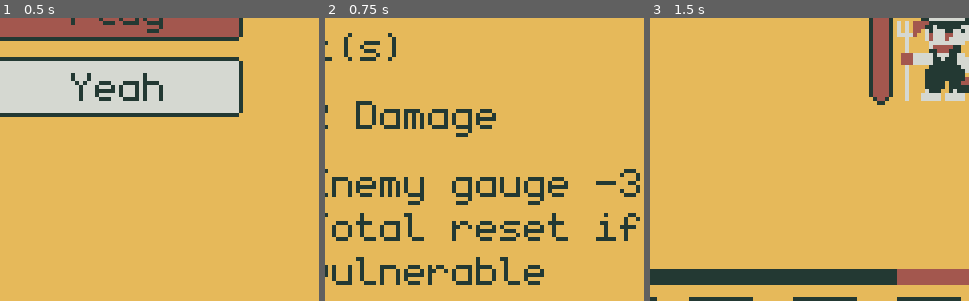
Above: before the commit, frames 1-3 (left to right).
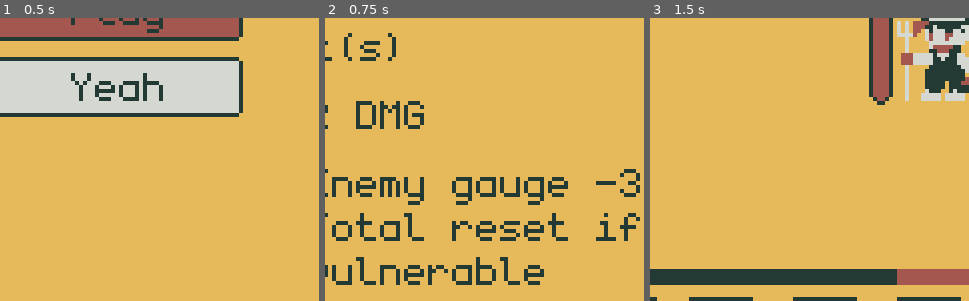
Above: after the commit, the same moments.

Repository: JohnathanRH/GBJAM
Game: Godot game, scene res://screens/main_menu/main_menu.tscn
Two runs of this game, one before a commit and one after it. Both use one fixed random seed, a clock stepped at 60 frames per second and the inputs below.
Inputs:
- Up to frame 1 (0.5 s): no input
- Up to frame 2 (0.75 s): tap Enter (A) at 0.5 s; hold D (pad_right) from 0.53 s (still down); hold Enter (A) from 0.53 s (still down)
- Up to frame 3 (1.5 s): tap \ (start) at 1.25 s; release D (pad_right) at 1.28 s; release Enter (A) at 1.28 s; hold S (pad_down) from 1.28 s (still down); tap ' (B) at 1.35 s
The pictures show only the part of the screen within x 32-82%, y 50-100%; the shares and areas given below are measured in that part.

Frame 1 is identical in both runs. In frame 2, 1.3% of the frame differs, in the area x 17-54%, y 29-43%; in frame 3, nothing differs.
Error in both runs: Invalid access to property or key 'bullet_scn' on a base object of type 'null instance'. (res://screens/bullet_pick/bullet_pick.gd:58)

Commit message:
fix inconsistent bullet description

Diff:
--- a/wild-west/props/bullets/sawed_off/sawed_off_regular.tscn
+++ b/wild-west/props/bullets/sawed_off/sawed_off_regular.tscn
@@ -9,6 +9,6 @@
 bullet_name = "Sawed Off"
 icon = ExtResource("2_mldli")
 target_amount = 3
-auto_description = "1 Dmg +1 if enemy is vulnerable"
+auto_description = "1 DMG +1 if enemy is vulnerable"
 manual_description = "Redraw your bullet hand once"
 metadata/_custom_type_script = "uid://7vypunpn8rsw"
--- a/wild-west/props/bullets/short_fuse/short_fuse_regular.tscn
+++ b/wild-west/props/bullets/short_fuse/short_fuse_regular.tscn
@@ -8,6 +8,6 @@
 bullet_name = "Short Fuse"
 icon = ExtResource("2_gru4w")
 manual_target_self = true
-auto_description = "1 Damage over 3 cycles"
+auto_description = "1 DMG over 3 cycles"
 manual_description = "1 Heal over 2 cycles"
 metadata/_custom_type_script = "uid://dvl7txwfa6e44"
--- a/wild-west/props/bullets/steady_aim/steady_aim_regular.tscn
+++ b/wild-west/props/bullets/steady_aim/steady_aim_regular.tscn
@@ -7,6 +7,6 @@
 script = ExtResource("1_j6suk")
 bullet_name = "Steady Aim"
 icon = ExtResource("2_atybc")
-auto_description = "2 Damage"
+auto_description = "2 DMG"
 manual_description = "Enemy gauge -30%. Total reset if vulnerable"
 metadata/_custom_type_script = "uid://y3bqn4o3udey"
--- a/wild-west/props/bullets/warning_shot/warning_shot_regular.tscn
+++ b/wild-west/props/bullets/warning_shot/warning_shot_regular.tscn
@@ -9,6 +9,6 @@
 icon = ExtResource("2_yuhtw")
 target_amount = 3
 manual_target_self = true
-auto_description = "1 Damage. Reset gauge if enemy is vulnerable"
+auto_description = "1 DMG. Reset gauge if enemy is vulnerable"
 manual_description = "Shield for 3 second"
 metadata/_custom_type_script = "uid://bc2gsu0pr3s4n"
